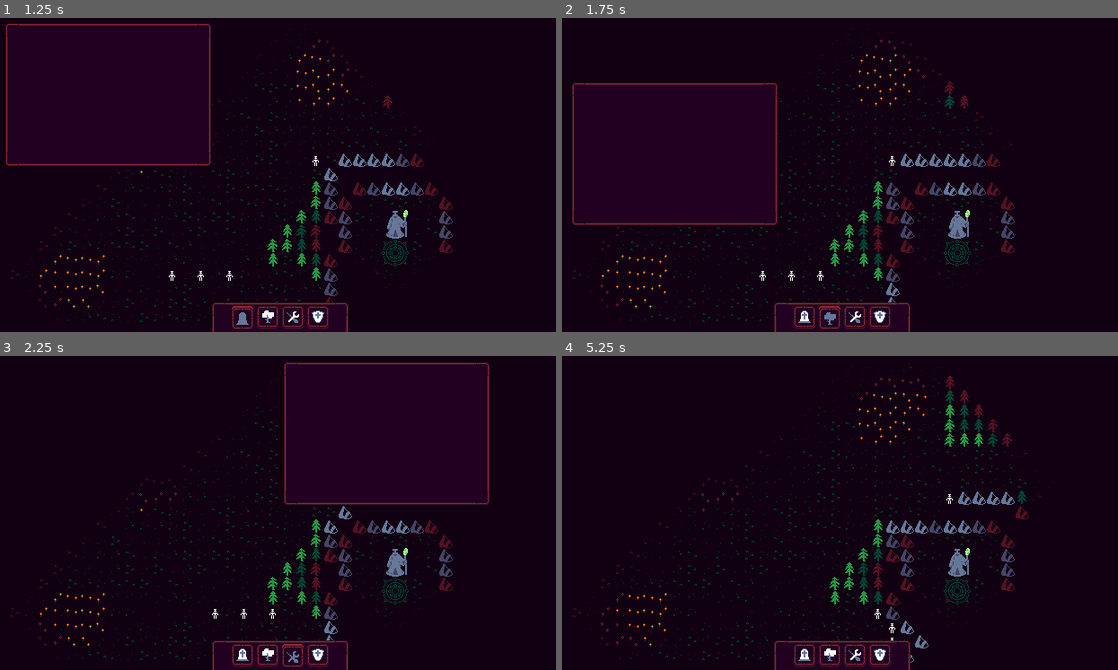
Above: before the commit, frames 1-4 (two rows, left to right).
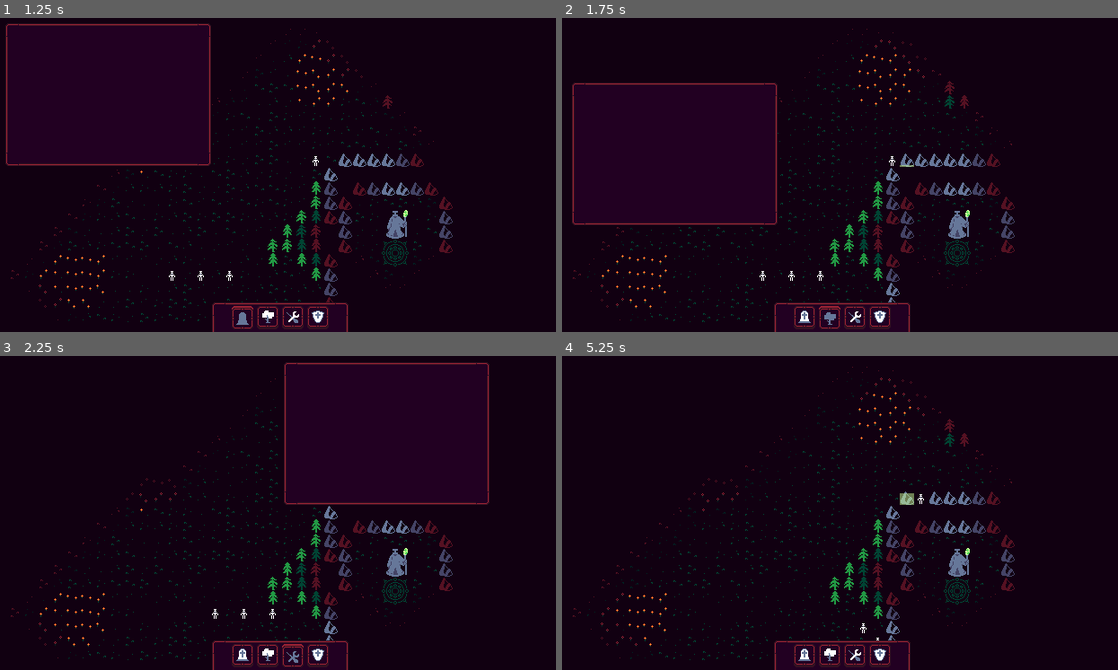
Above: after the commit, the same moments.

Repository: danielday-dev/LudemDare55
Game: Godot game, scene res://Scenes/Main.tscn
Same seed, same stepped clock (60 frames per second), same inputs: the game is played once before the commit and once after it.
Inputs (mouse positions are in pixels of both pictures, inside the frame that each line leads up to):
- Up to frame 1 (1.25 s): click (244, 325) at 0.5 s
- Up to frame 2 (1.75 s): click (828, 325) at 1.25 s
- Up to frame 3 (2.25 s): click (294, 663) at 2 s
- Up to frame 4 (5.25 s): click (878, 663) at 2.75 s; move the mouse to (967, 491) at 3.52 s; hold Right (ui_right) 3.53-4.25 s; click (967, 491) at 3.67 s; drag from (728, 525) to (812, 572) at 4.27 s; tap Enter at 5 s; move the mouse to (901, 437) at 5.02 s; hold Right (ui_right) from 5.03 s (still down)

Frame 1 is identical in both runs. In frame 2, less than 0.1% of the frame differs, in the area x 58-64%, y 46-52%; in frame 3, 0.1%; in frame 4, 1.5%, in the area x 53-89%, y 2-98%.

Commit message:
Job selection fixed + path-finding added.

Diff:
--- a/Resources/Resources/EntityInfo.gd
+++ b/Resources/Resources/EntityInfo.gd
@@ -56,7 +56,7 @@
 			JobInfo.JobType._Fighting: jobProficiency = fightingProficiency;
 			JobInfo.JobType._Sleeping: jobProficiency = sleepingProficiency;
 
-		if (!activeJob.progressJob(delta * jobProficiency, environment)):
+		if (!activeJob.progressJob(delta * jobProficiency, self, environment)):
 			visible = activeJob.jobVisibility;
 			# Update progress bar.
 			if (activeJobProgressBar == null):
@@ -80,15 +80,76 @@
 	# Decide job next.
 	activeJob = JobPool.takeJob(self, environment);
 	if (activeJob == null || activeJob.jobType == JobInfo.JobType._None): return;
+	findPath(activeJob.targetLocation, environment);
 
-	var targetPos : Vector2i = activeJob.targetLocation;
-	if (targetPos == position): return;
+class PathNode:
+	var position : Vector2i;
+	var startCost : int;
+	var heuristic : int;
+	var path : PackedByteArray;
+	func _init(_position : Vector2i, _startCost : int, _endDistance : int, _pathDirection : int, _path : PackedByteArray):
+		position = _position;
+		startCost = _startCost;
+		heuristic = startCost + _endDistance;
+		path = _path.duplicate();
+		if (_pathDirection >= 0): path.append(_pathDirection);
+func manDistance(from : Vector2i, to : Vector2i) -> int:
+	return abs(from.x - to.x) + abs(from.y - to.y);
+static var activeClosestData : Array[int];
+func findPath(target : Vector2i, environment : EnvironmentInfo):
+	if (target == position): return;
 
-	# Path find.
-	var pathPos : Vector2i = position;
-	while (pathPos != targetPos):
-		if (pathPos.x < targetPos.x): pathPos.x += 1;
-		elif (pathPos.x > targetPos.x): pathPos.x -= 1;
-		elif (pathPos.y < targetPos.y): pathPos.y += 1;
-		elif (pathPos.y > targetPos.y): pathPos.y -= 1;
-		if (pathPos != targetPos): activePath.push_back(pathPos);
+	# Setup data.
+	if (activeClosestData.is_empty()):
+		activeClosestData.resize(environment.environmentWidth * environment.environmentHeight);
+	activeClosestData.fill(999);
+
+	# Setup nodes.
+	var activeNodes : Array[PathNode];
+	activeNodes.push_back(PathNode.new(position, 0, manDistance(position, target), -1, []));
+	activeClosestData[position.x + (position.y * environment.environmentWidth)] = manDistance(position, target);
+
+	# Checks.
+	const checks : Array[Vector2i] = [
+		Vector2i(-1, 0), Vector2i(1, 0),
+		Vector2i(0, -1), Vector2i(0, 1),
+	];
+
+	# Find best path.
+	var bestPath = -1;
+	while (!activeNodes.is_empty()):
+		bestPath = 0;
+		for i : int in range(1, activeNodes.size()):
+			if (activeNodes[i].heuristic < activeNodes[bestPath].heuristic):
+				bestPath = i;
+
+		# Get best node.
+		if (activeNodes[bestPath].position == target):
+			print("target found?");
+			break;
+		var bestNode : PathNode = activeNodes.pop_at(bestPath);
+		bestPath = -1;
+
+		for i : int in range(0, checks.size()):
+			var pos : Vector2i = bestNode.position + checks[i];
+			if (pos.x < 0 || pos.y < 0 ||
+				pos.x >= environment.environmentWidth || pos.y >= environment.environmentHeight): continue;
+
+			var index : int = pos.x + (pos.y * environment.environmentWidth);
+			var endDist : int = manDistance(pos, target);
+			var heuristic : int = bestNode.startCost + 1 + endDist;
+			if (activeClosestData[index] <= heuristic): continue;
+			if (!TileConfig.isTileWalkable(TileConfig.getTileConfigID(environment.environmentState[index].tileID)) &&
+				pos != target): continue;
+
+			activeClosestData[index] = heuristic;
+			activeNodes.push_back(PathNode.new(pos, bestNode.startCost + 1, endDist, i, bestNode.path));
+
+	# Check if failed to find path.
+	if (activeNodes.is_empty() || bestPath == -1): return;
+
+	# Trace path.
+	var startPos : Vector2i = position;
+	for i : int in range(activeNodes[bestPath].path.size() - 1):
+		startPos += checks[activeNodes[bestPath].path[i]];
+		activePath.push_back(startPos);
--- a/Resources/Resources/JobInfo.gd
+++ b/Resources/Resources/JobInfo.gd
@@ -23,7 +23,7 @@
 	progressMax = getJobProgressMax(jobType);
 	jobVisibility = getJobVisibility(jobType);
 
-func progressJob(delta : float, environment : EnvironmentInfo) -> bool:
+func progressJob(delta : float, entity : EntityInfo, environment : EnvironmentInfo) -> bool:
 	# Progress job.
 	progress += delta;
 	if (progress < progressMax): return false;
@@ -31,14 +31,14 @@
 	# Finish job.
 	match (jobType):
 		JobInfo.JobType._Mining: environment.setTile(targetLocation, TileConfig.TileConfigID._Grass);
-		JobInfo.JobType._Sleeping: JobPool.addJob(self);
+		JobInfo.JobType._Sleeping: JobPool.addJob(JobInfo.new(jobType, targetLocation));
 
 	# Job finished.
 	return true;
 
 static func getJobProgressMax(jobType : JobType) -> int:
 	match (jobType):
-		#JobType._Mining: return 6;
+		JobType._Mining: return 6;
 		JobType._Sleeping: return 16;
 	return 0;
 static func getJobVisibility(jobType : JobType) -> bool:
--- a/Scripts/JobPool.gd
+++ b/Scripts/JobPool.gd
@@ -49,8 +49,6 @@
 	func _init(_position : Vector2i, _distance : int):
 		position = _position;
 		distance = _distance;
-	static func _sort_custom(a : ClosestInfo, b : ClosestInfo) -> bool:
-		return a.distance < b.distance
 static var activeClosestData : Array[int];
 static func findClosestJob(center : Vector2i, jobs : Array[JobInfo], environment : EnvironmentInfo) -> int:
 	# Ignore if no jobs available.
@@ -74,8 +72,7 @@
 	# Process closest.
 	while (!activeClosest.is_empty()):
 		# Find largest.
-		activeClosest.sort_custom(ClosestInfo._sort_custom);
-		var closest : ClosestInfo = activeClosest.pop_back();
+		var closest : ClosestInfo = activeClosest.pop_front();
 		var newDistance : int = closest.distance - 1;
 
 		# Process largest.
@@ -96,8 +93,6 @@
 			if (activeClosestData[index] >= newDistance): continue;
 			if (!TileConfig.isTileWalkable(TileConfig.getTileConfigID(environment.environmentState[index].tileID))): continue;
 
-			# TODO: FIX BECAUSE BROKEN :/
-
 			# Update closest.
 			activeClosestData[index] = newDistance;
 			activeClosest.push_back(ClosestInfo.new(pos, newDistance));
